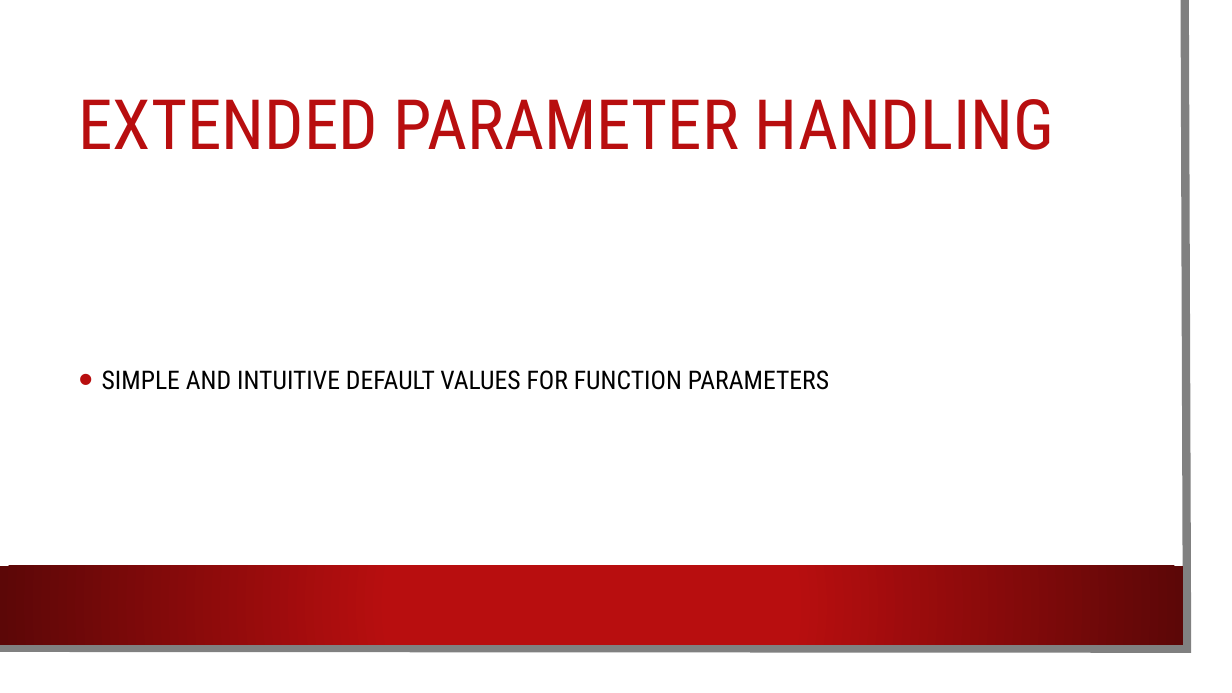
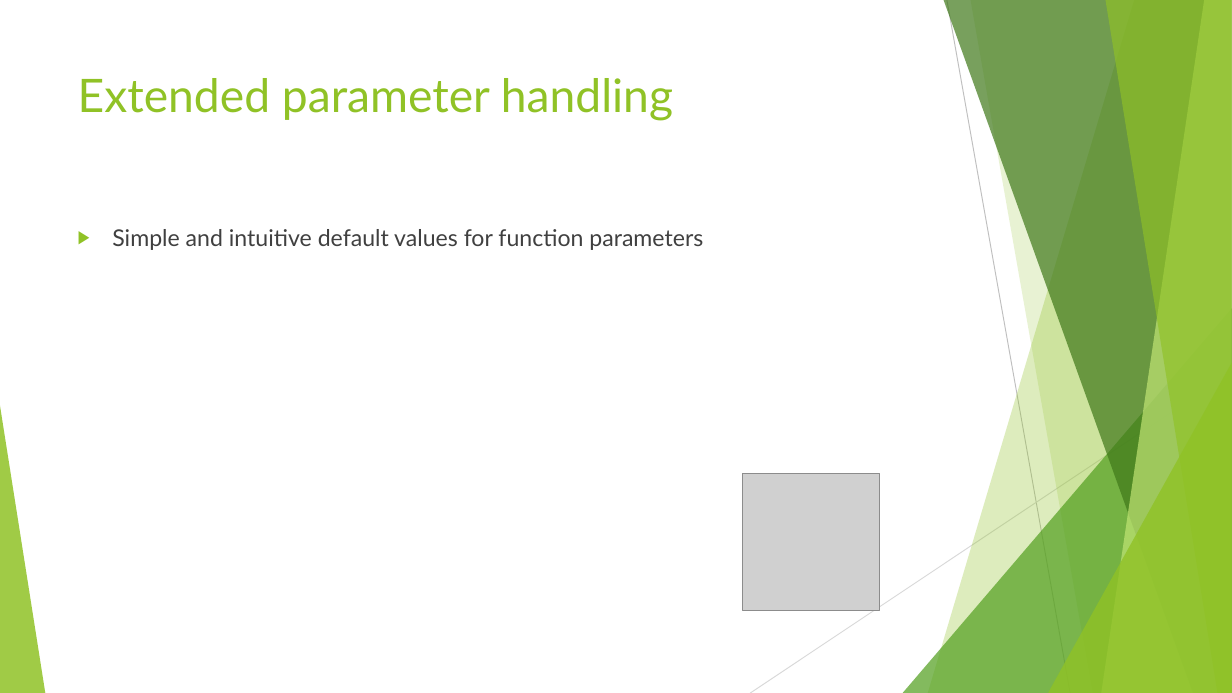
Before and after one commit to djhvscf/ES5-vs-ES6, a slide deck: slide 9 of ECMASCRIPT 6.pptx (slide 5 before the commit). Drawn at 1232x693 pixels with LibreOffice and Linux fonts; fonts in the diff are those of the drawing; grey boxes stand for pictures; background and template pictures are left out. Boxes give left, top, right and bottom in pixels: in the first picture for what was removed or moved away, otherwise in the second. Text is boxed around its words. In the diff, an @@ line names an element or a change of style, - is before the commit and + after.

```diff
--- a/ECMASCRIPT 6.pptx
+++ b/ECMASCRIPT 6.pptx
@@ rectangle removed at (0,0,1211,672) @@
@@ freeform shape removed at (0,0,1188,649) @@
@@ title "Extended parameter handling" at (78,78,673,121): vertical alignment middle to top @@
@@ title at (78,78,673,121): text changed; size 54 to 36 pt; font Roboto Condensed to Lato; text colour #B80E0F to #90C226 @@
-EXTENDED PARAMETER HANDLING
+Extended parameter handling
@@ text "Simple and intuitive default values ..." at (112,229,703,250): vertical alignment middle to top @@
@@ text at (112,229,703,250): text changed; size 20 to 18 pt; font Roboto Condensed to Lato; text colour #000000 to #404040 @@
-• SIMPLE AND INTUITIVE DEFAULT VALUES FOR FUNCTION PARAMETERS
+▶ Simple and intuitive default values for function parameters
@@ group added at (0,0,1232,693): 5 freeform shapes, 3 triangles, 2 lines @@
@@ picture added at (743,473,881,611) @@
@@ rectangle removed at (0,566,1183,644) @@
```
Also in this commit, not shown: 6 other slides changed, 5 slides added, 2 other files.
